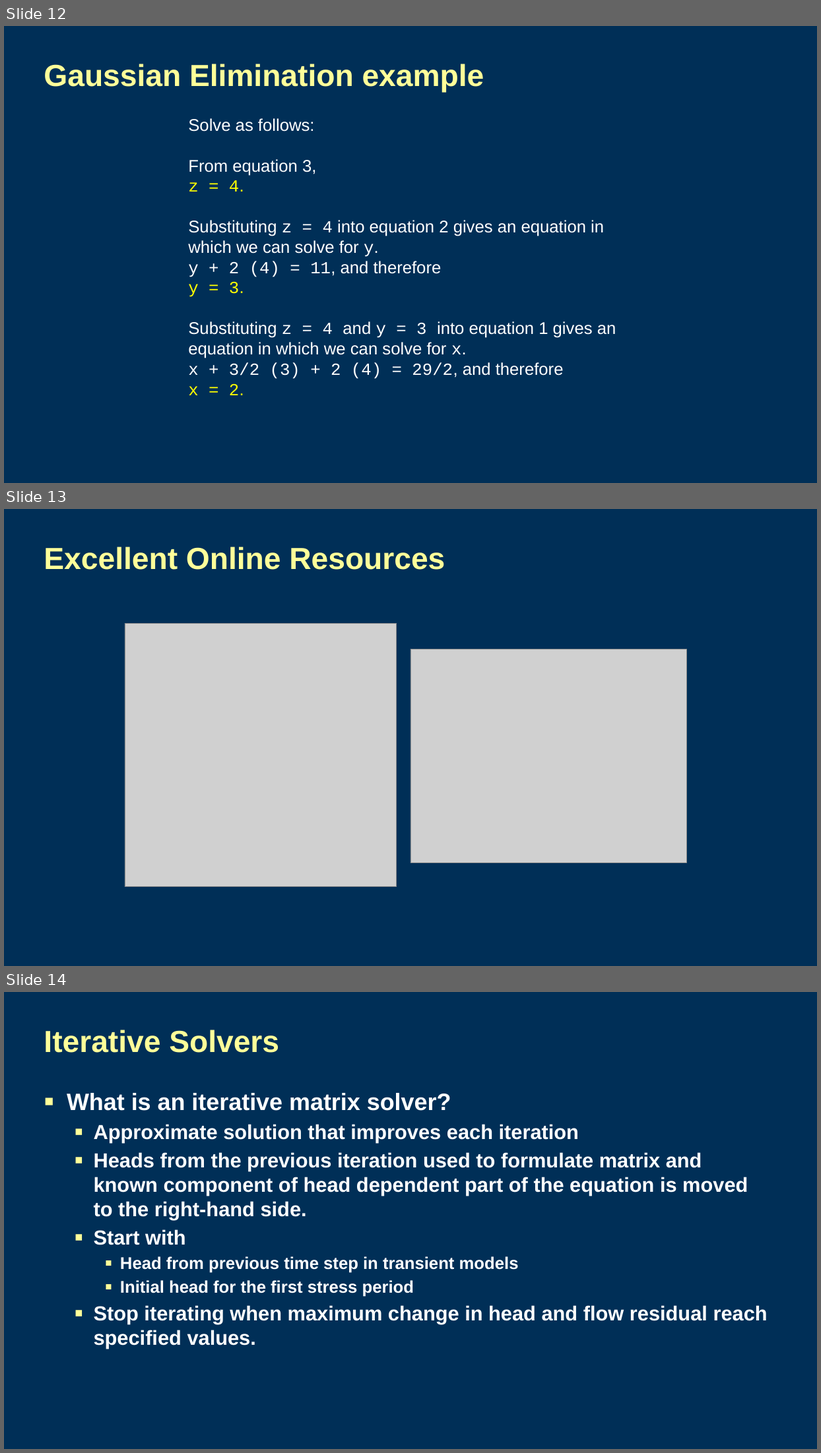
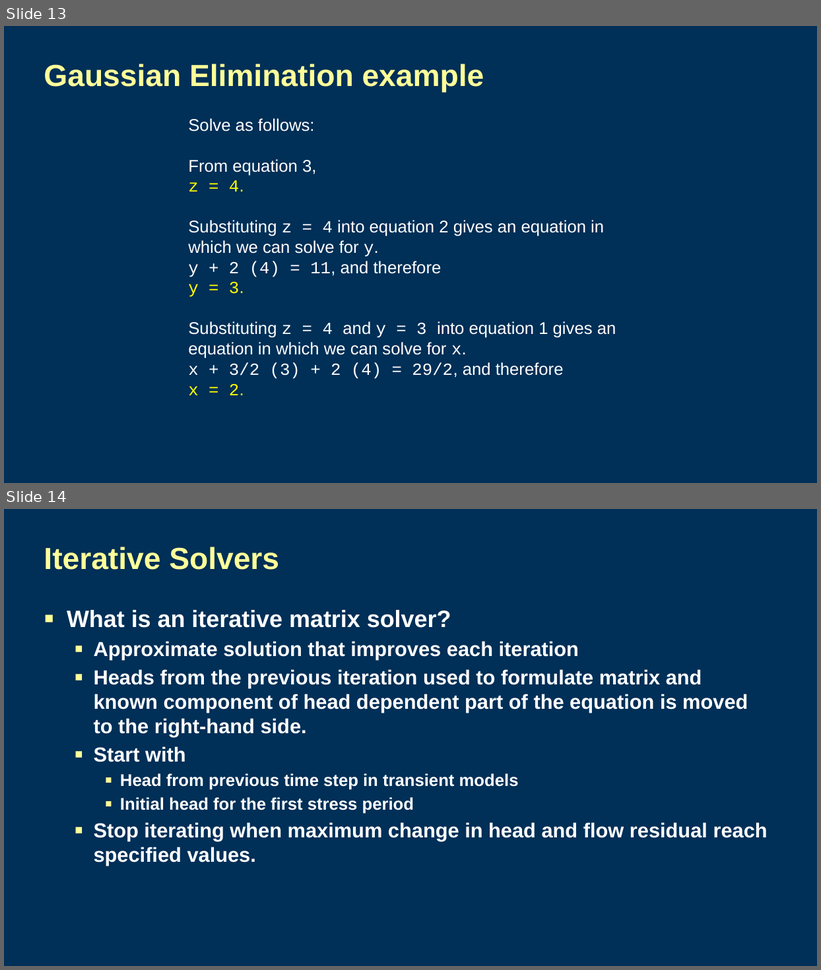
Before and after one commit to langevin-usgs/modflow-memphis-2023, a slide deck: lectures/Day2_4lecture_MatrixSolvers.pptx. Shown one above the other, each under a label of ours: slides 12, 13 and 14 before the commit, slides 13 and 14 after it. The pictures are 821x1453 and 821x970 pixels, drawn with LibreOffice and Linux fonts; fonts in the diff are those of the drawing; grey boxes stand for pictures; background and template pictures are left out. Boxes give left, top, right and bottom in pixels: in the first picture for what was removed or moved away, otherwise in the second. Text is boxed around its words. In the diff, an @@ line names an element or a change of style, - is before the commit and + after.

```diff
--- a/lectures/Day2_4lecture_MatrixSolvers.pptx
+++ b/lectures/Day2_4lecture_MatrixSolvers.pptx
@@ slide 13 removed at [4,509,817,966], background #002F57 @@
@@ title removed at [44,547,445,570] @@
-Excellent Online Resources
@@ picture removed at [125,623,397,887] @@
@@ picture removed at [411,650,687,863] @@
@@ what was slide 12 is now slide 13 @@
```
Also in this commit, not shown: 2 slides changed, 2 slides added, 1 other slide removed, 27 other files.
